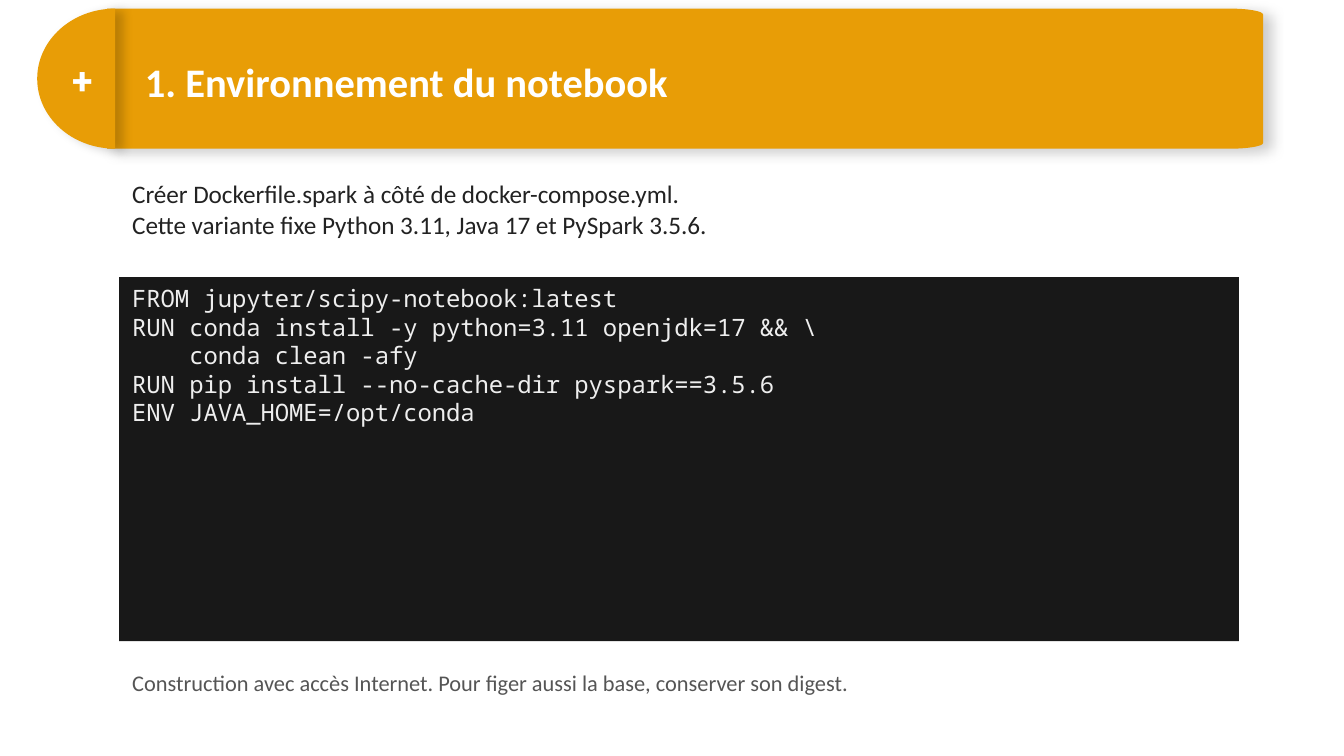
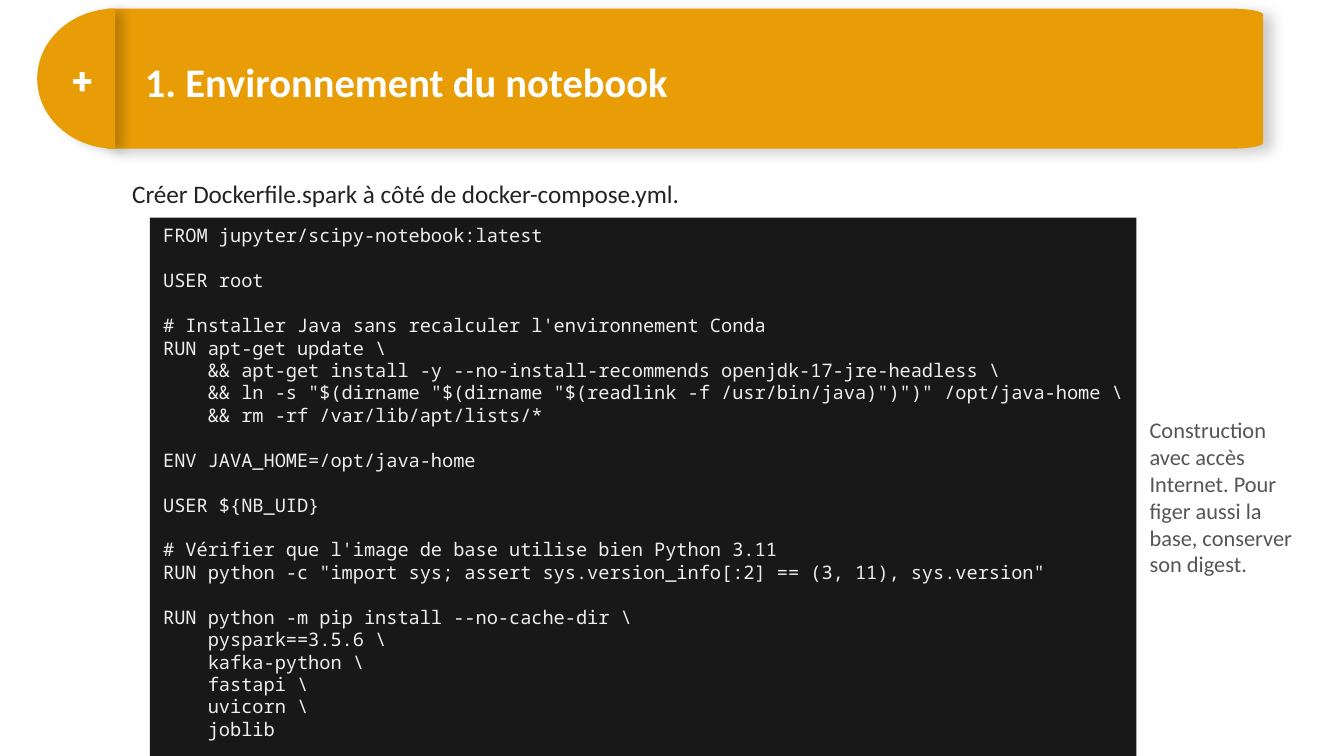
Before and after one commit to DARGOUARCH/spark_formation, a slide deck: slide 29 of 12 bis - Exercice-Kafka-Spark-Streaming.pptx. Drawn at 1344x756 pixels with LibreOffice and Linux fonts; fonts in the diff are those of the drawing. Boxes give left, top, right and bottom in pixels: in the first picture for what was removed or moved away, otherwise in the second. Text is boxed around its words. In the diff, an @@ line names an element or a change of style, - is before the commit and + after.

Commit message:
Nouveau exercice kafka

```diff
--- a/12 bis - Exercice-Kafka-Spark-Streaming.pptx
+++ b/12 bis - Exercice-Kafka-Spark-Streaming.pptx
@@ text at (x1=132, y1=216, x2=706, y2=238): paragraph removed @@
-Cette variante fixe Python 3.11, Java 17 et PySpark 3.5.6.
@@ rectangle "FROM jupyter/scipy-notebook:latest" resized from (x1=120, y1=277, x2=1239, y2=641) to (x1=151, y1=218, x2=1137, y2=756) @@
@@ text in rectangle at (x1=163, y1=228, x2=543, y2=247): size 12.8 to 10 pt in "FROM jupyter/scipy-notebook:latest" @@
@@ text in rectangle at (x1=163, y1=273, x2=1100, y2=741): text changed; size 12.8 to 10 pt @@
-RUN conda install -y python=3.11 openjdk=17 && \
-conda clean -afy
-RUN pip install --no-cache-dir pyspark==3.5.6
-ENV JAVA_HOME=/opt/conda
+USER root
+# Installer Java sans recalculer l'environnement Conda
+RUN apt-get update \
+&& apt-get install -y --no-install-recommends openjdk-17-jre-headless \
+&& ln -s "$(dirname "$(dirname "$(readlink -f /usr/bin/java)")")" /opt/java-home \
+&& rm -rf /var/lib/apt/lists/*
+ENV JAVA_HOME=/opt/java-home
+USER ${NB_UID}
+# Vérifier que l'image de base utilise bien Python 3.11
+RUN python -c "import sys; assert sys.version_info[:2] == (3, 11), sys.version"
+RUN python -m pip install --no-cache-dir \
+pyspark==3.5.6 \
+kafka-python \
+fastapi \
+uvicorn \
+joblib
@@ text "Construction avec accès Internet. Pour ..." rewrapped from (x1=132, y1=675, x2=848, y2=695) to (x1=1150, y1=422, x2=1291, y2=576) @@
```
Also in this commit, not shown: 2 other slides changed.
